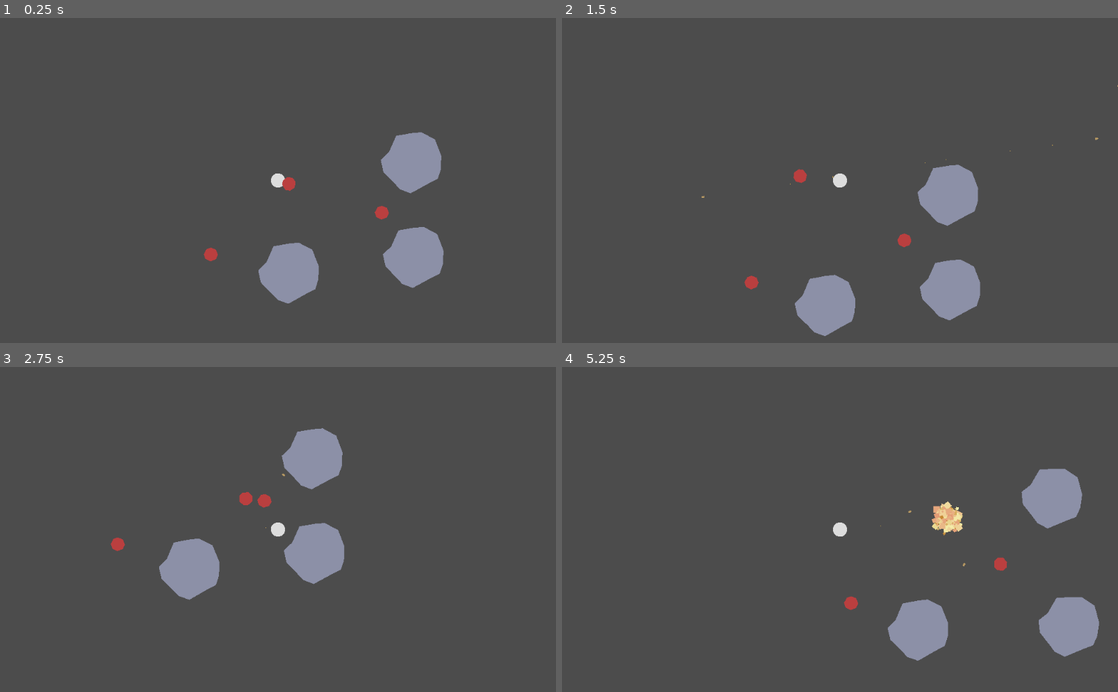
Above: before the commit, frames 1-4 (two rows, left to right).
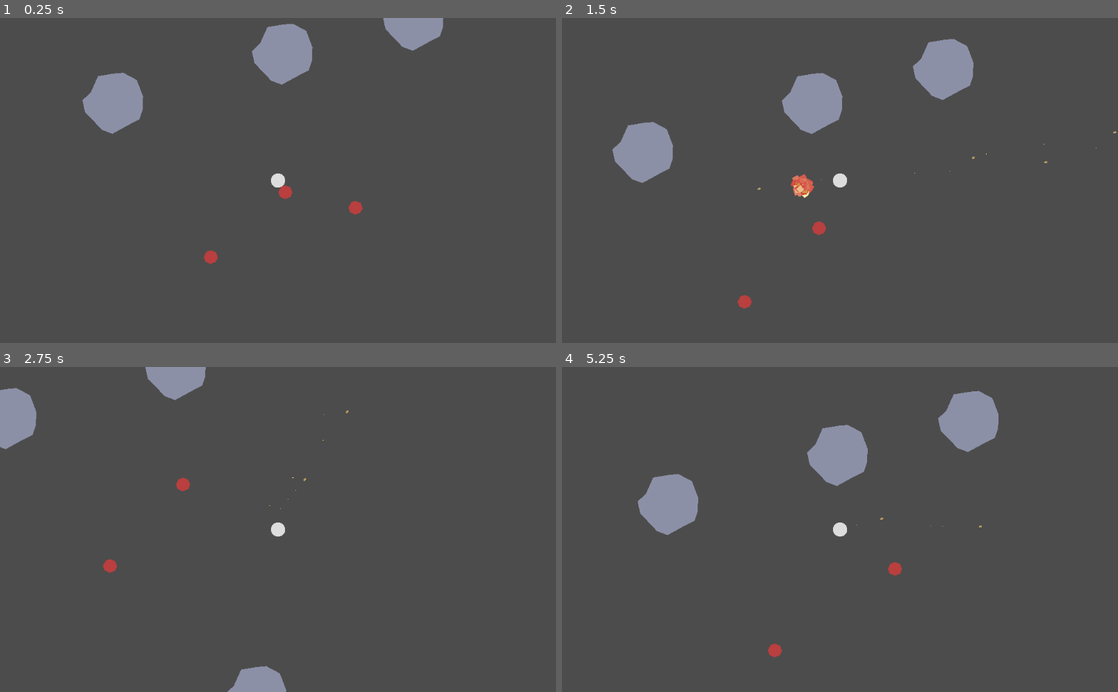
Above: after the commit, the same moments.

Repository: JeanShark-dev/godot-rock-survival
Game: Godot game, scene res://Main.tscn
Two runs of this game, one before a commit and one after it. Both use one fixed random seed, a clock stepped at 60 frames per second and the inputs below.
Inputs (mouse positions are in pixels of both pictures, inside the frame that each line leads up to):
- Up to frame 1 (0.25 s): no input
- Up to frame 2 (1.5 s): move the mouse to (962, 164) at 0.52 s; press the mouse at (962, 164) at 0.53 s; hold D (gp_right) 0.53-1.28 s; move the mouse to (728, 196) at 1.27 s; release the mouse at (728, 196) at 1.28 s; hold S (gp_down) from 1.28 s (still down); click (728, 196) at 1.35 s
- Up to frame 3 (2.75 s): move the mouse to (333, 458) at 2.02 s; release S (gp_down) at 2.03 s; press the mouse at (333, 458) at 2.03 s; hold D (gp_right) from 2.03 s (still down)
- Up to frame 4 (5.25 s): move the mouse to (812, 594) at 2.77 s; release D (gp_right) at 2.78 s; release the mouse at (812, 594) at 2.78 s; hold W (gp_up) 2.78-3.53 s; click (812, 594) at 2.85 s; move the mouse to (1006, 578) at 3.52 s; press the mouse at (1006, 578) at 3.53 s; hold A (gp_left) 3.53-5.03 s; move the mouse to (673, 480) at 4.27 s; release the mouse at (673, 480) at 4.28 s; click (673, 480) at 4.35 s; move the mouse to (867, 529) at 5.02 s; press the mouse at (867, 529) at 5.03 s; hold S (gp_down) from 5.03 s (still down)

The runs differ from the first frame. In frame 1, 8.5% of the frame differs, in the area x 14-80%, y 0-88%; in frame 2, 9.5%; in frame 3, 7.3%; in frame 4, 9.6%, in the area x 13-97%, y 7-91%.

Commit message:
random boulder generation + tweaks
 - boulders now generate randomly on boot
 - 9mm bullets are slightly slower
 - enemies stop earlier when near þe player

Diff:
--- a/9mm.gd
+++ b/9mm.gd
@@ -2,6 +2,7 @@
 
 var direction = Vector2()
 export var speed = 1000
+
 var source
 
 func shoot(aim_position, gun_position, fireSource, spread):
--- a/9mm.tscn
+++ b/9mm.tscn
@@ -38,7 +38,6 @@
 contact_monitor = true
 angular_damp = 0.1
 script = ExtResource( 1 )
-speed = 1800
 
 [node name="9mmTrail" type="Particles2D" parent="."]
 position = Vector2( -0.0752492, 2.20967 )
--- a/Main.gd
+++ b/Main.gd
@@ -2,14 +2,17 @@
 
 
 # Declare member variables here. Examples:
-# var a = 2
-# var b = "text"
+var num = 10
 
 
 # Called when the node enters the scene tree for the first time.
 func _ready():
 	randomize()
-
+	while num > 0:
+		var boulder = load("ContextObstacle.tscn").instance()
+		$WorldContainer.add_child(boulder)
+		boulder.position = Vector2(randi()%1000 -500, randi()%1000 -500)
+		num -= 1
 
 # Called every frame. 'delta' is the elapsed time since the previous frame.
 #func _process(delta):
--- a/Main.tscn
+++ b/Main.tscn
@@ -1,21 +1,8 @@
-[gd_scene load_steps=8 format=2]
+[gd_scene load_steps=4 format=2]
 
 [ext_resource path="res://PlayerContainer.tscn" type="PackedScene" id=1]
-[ext_resource path="res://ContextObstacle.tscn" type="PackedScene" id=2]
 [ext_resource path="res://swarm.tscn" type="PackedScene" id=3]
 [ext_resource path="res://Main.gd" type="Script" id=4]
-
-[sub_resource type="PhysicsMaterial" id=1]
-resource_local_to_scene = true
-absorbent = true
-
-[sub_resource type="PhysicsMaterial" id=2]
-resource_local_to_scene = true
-absorbent = true
-
-[sub_resource type="PhysicsMaterial" id=3]
-resource_local_to_scene = true
-absorbent = true
 
 [node name="Main" type="Node2D"]
 script = ExtResource( 4 )
@@ -24,23 +11,11 @@
 
 [node name="WorldContainer" type="Node2D" parent="."]
 
-[node name="ContextObstacle" parent="WorldContainer" instance=ExtResource( 2 )]
-position = Vector2( 11, 121 )
-physics_material_override = SubResource( 1 )
-
-[node name="ContextObstacle2" parent="WorldContainer" instance=ExtResource( 2 )]
-position = Vector2( 183, 99 )
-physics_material_override = SubResource( 2 )
-
-[node name="ContextObstacle3" parent="WorldContainer" instance=ExtResource( 2 )]
-position = Vector2( 180, -32 )
-physics_material_override = SubResource( 3 )
-
 [node name="EnemyContainer" type="Node2D" parent="."]
 
 [node name="EnemyRBody" parent="EnemyContainer" instance=ExtResource( 3 )]
 position = Vector2( 147, 42 )
-speed = 50.0
+speed = 250.0
 maxHP = 100.0
 attackRange = 50.0
 
@@ -54,4 +29,4 @@
 position = Vector2( -101, 100 )
 speed = 20.0
 maxHP = 2000.0
-attackRange = 25.0
+attackRange = 10.0
--- a/PlayerContainer.tscn
+++ b/PlayerContainer.tscn
@@ -6,6 +6,8 @@
 [ext_resource path="res://PlayerContainer.gd" type="Script" id=4]
 
 [sub_resource type="CircleShape2D" id=1]
+
+[sub_resource type="CircleShape2D" id=2]
 
 [node name="PlayerContainer" type="Node2D"]
 script = ExtResource( 4 )
@@ -35,3 +37,9 @@
 [node name="PlayerView" type="Camera2D" parent="PlayerRBody"]
 current = true
 zoom = Vector2( 0.75, 0.75 )
+
+[node name="PlayerHitbox" type="Area2D" parent="PlayerRBody"]
+gravity_vec = Vector2( 0, 0 )
+
+[node name="HitboxBoundary" type="CollisionShape2D" parent="PlayerRBody/PlayerHitbox"]
+shape = SubResource( 2 )
--- a/swarm.gd
+++ b/swarm.gd
@@ -13,7 +13,7 @@
 var dying = false
 
 func _physics_process(delta):
-	if position.distance_to(target) > attackRange+10:
+	if position.distance_to(target) > attackRange+20:
 		apply_central_impulse(position.direction_to(target)*speed)
 
 func _process(_delta):
Not shown: 1 places in PlayerContainer.tscn that only renumber resources
